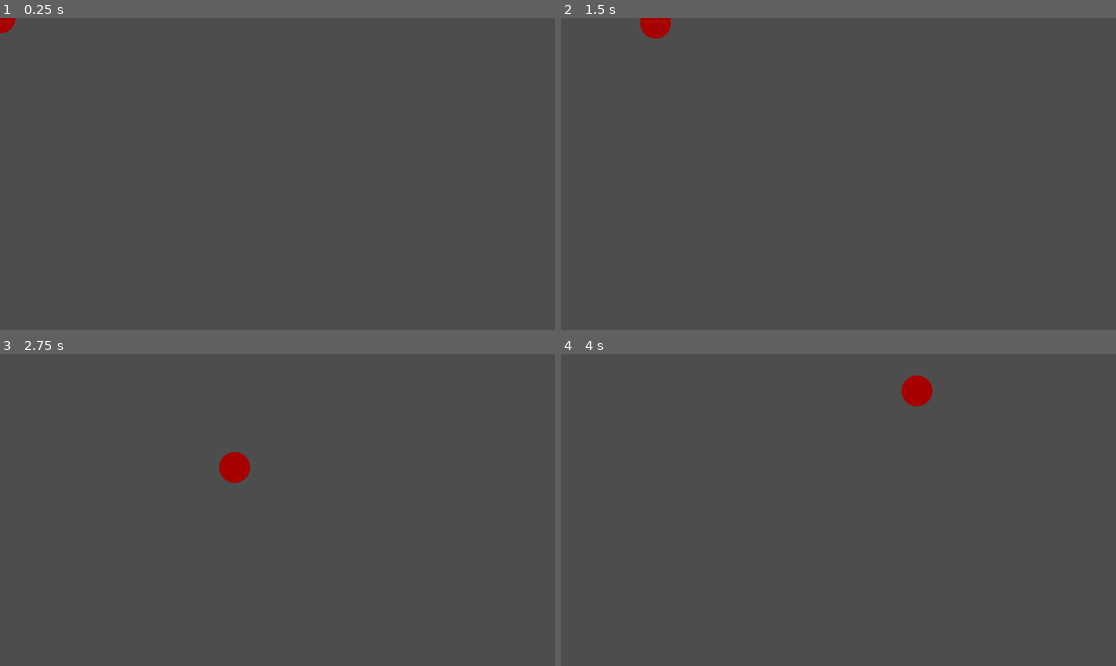
Above: before the commit, frames 1-4 (two rows, left to right).
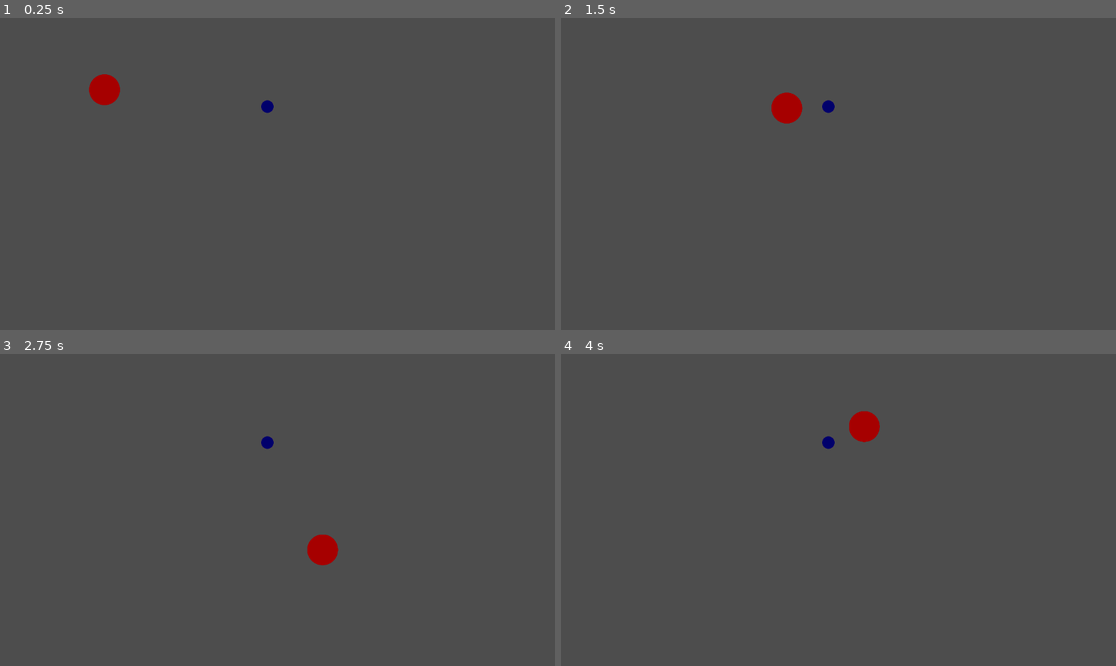
Above: after the commit, the same moments.

Repository: felipeforte/godot-cobrinha
Game: Godot game, scene res://nivel.tscn
The game is run twice, just before and just after one commit, with the same random seed, the same clock (stepped at 60 frames per second) and the same inputs. Before the commit the project starts from res://Nivel.tscn.
Inputs:
- Up to frame 1 (0.25 s): no input
- Up to frame 2 (1.5 s): tap Enter at 0.5 s; hold Right (ui_right) 0.53-1.28 s; hold Down (ui_down) from 1.28 s (still down)
- Up to frame 3 (2.75 s): release Down (ui_down) at 2.03 s; hold Right (ui_right) from 2.03 s (still down)
- Up to frame 4 (4 s): release Right (ui_right) at 2.78 s; hold Up (ui_up) 2.78-3.53 s; hold Left (ui_left) from 3.53 s (still down)

The runs differ from the first frame. In frame 1, 0.6% of the frame differs, in the area x 0-50%, y 0-31%; in frame 2, 0.8%; in frame 3, 0.9%, in the area x 39-61%, y 26-68%; in frame 4, 0.9%.

Commit message:
Add files via upload

Diff:
--- a/cobra_cabeça.gd
+++ b/cobra_cabeça.gd
@@ -2,10 +2,9 @@
 
 const vmax = 300
 const friction = 600
-const accel = 500
+const accel = 2500
 
-# Get the gravity from the project settings to be synced with RigidBody nodes.
-var gravity = ProjectSettings.get_setting("physics/2d/default_gravity")
+@onready var parent = self.get_parent()
 
 var input = Vector2.ZERO
 
--- a/cobra_cabeça.tscn
+++ b/cobra_cabeça.tscn
@@ -1,7 +1,10 @@
-[gd_scene load_steps=3 format=3 uid="uid://ogty6r132bnn"]
+[gd_scene load_steps=4 format=3 uid="uid://ogty6r132bnn"]
 
 [ext_resource type="Script" path="res://cobra_cabeça.gd" id="1_750yy"]
 [ext_resource type="Texture2D" uid="uid://bvvc753n6fcls" path="res://cobra_cabeça.png" id="2_ow5qa"]
+
+[sub_resource type="CircleShape2D" id="CircleShape2D_of8qg"]
+radius = 32.6956
 
 [node name="cobra_cabeça" type="CharacterBody2D"]
 script = ExtResource("1_750yy")
@@ -9,3 +12,6 @@
 [node name="Sprite2D" type="Sprite2D" parent="."]
 scale = Vector2(0.25, 0.25)
 texture = ExtResource("2_ow5qa")
+
+[node name="CollisionShape2D" type="CollisionShape2D" parent="."]
+shape = SubResource("CircleShape2D_of8qg")
--- a/cobra_corpo.gd
+++ b/cobra_corpo.gd
@@ -1,10 +1,14 @@
 extends CharacterBody2D
 
 var parent: CharacterBody2D = null
+var novo = true
 
 func _physics_process(delta):
 	follow_parent()
 
 func follow_parent():
-	self.global_transform.origin = lerp(self.global_transform.origin,parent.global_transform.origin,get_physics_process_delta_time()*8)
-	self.rotation_degrees = lerp(self.rotation_degrees,parent.rotation_degrees,get_physics_process_delta_time()*5)
+	if novo:
+		self.global_position = parent.global_position
+		novo = false
+	self.global_transform.origin = lerp(self.global_transform.origin, parent.global_transform.origin, get_physics_process_delta_time()*8)
+	self.rotation_degrees = lerp(self.rotation_degrees, parent.rotation_degrees, get_physics_process_delta_time()*5)
--- /dev/null
+++ b/comida.gd
@@ -0,0 +1,17 @@
+extends RigidBody2D
+
+
+# Called when the node enters the scene tree for the first time.
+func _ready():
+	pass # Replace with function body.
+
+
+# Called every frame. 'delta' is the elapsed time since the previous frame.
+func _process(delta):
+	pass
+
+
+
+func _on_area_2d_body_entered(body):
+	body.parent.add_body()
+	queue_free()
--- /dev/null
+++ b/comida.tscn
@@ -0,0 +1,21 @@
+[gd_scene load_steps=4 format=3 uid="uid://brtcnxnrao7sn"]
+
+[ext_resource type="Script" path="res://comida.gd" id="1_38iyx"]
+[ext_resource type="Texture2D" uid="uid://dpgv221qrr1rx" path="res://comida.png" id="1_wrdlp"]
+
+[sub_resource type="CircleShape2D" id="CircleShape2D_2vlw2"]
+radius = 13.1529
+
+[node name="RigidBody2D" type="RigidBody2D"]
+script = ExtResource("1_38iyx")
+
+[node name="Sprite2D" type="Sprite2D" parent="."]
+scale = Vector2(0.1, 0.1)
+texture = ExtResource("1_wrdlp")
+
+[node name="Area2D" type="Area2D" parent="."]
+
+[node name="CollisionShape2D" type="CollisionShape2D" parent="Area2D"]
+shape = SubResource("CircleShape2D_2vlw2")
+
+[connection signal="body_entered" from="Area2D" to="." method="_on_area_2d_body_entered"]
--- /dev/null
+++ b/nivel.gd
@@ -0,0 +1,21 @@
+extends Node2D
+
+const width = 1152
+const height = 1152
+const comida = preload("res://comida.tscn")
+
+# Called when the node enters the scene tree for the first time.
+func _ready():
+	pass
+
+
+# Called every frame. 'delta' is the elapsed time since the previous frame.
+func _process(delta):
+	pass
+
+
+func _on_timer_timeout():
+	var nova_comida = comida.instantiate()
+	add_child(nova_comida)
+	nova_comida.position.x = randi() % width
+	nova_comida.position.y = randi() % height
--- /dev/null
+++ b/nivel.tscn
@@ -0,0 +1,20 @@
+[gd_scene load_steps=4 format=3 uid="uid://dw2oslpi8fh32"]
+
+[ext_resource type="Script" path="res://nivel.gd" id="1_lvqr4"]
+[ext_resource type="PackedScene" uid="uid://brtcnxnrao7sn" path="res://comida.tscn" id="2_gtlyv"]
+[ext_resource type="PackedScene" uid="uid://bralaj66bhih2" path="res://cobrinha.tscn" id="2_n5dke"]
+
+[node name="nivel" type="Node2D"]
+script = ExtResource("1_lvqr4")
+
+[node name="RigidBody2D" parent="." instance=ExtResource("2_gtlyv")]
+position = Vector2(555, 184)
+gravity_scale = 0.0
+
+[node name="cobrinha" parent="." instance=ExtResource("2_n5dke")]
+position = Vector2(217, 149)
+
+[node name="Timer" type="Timer" parent="."]
+wait_time = 5.0
+
+[connection signal="timeout" from="Timer" to="." method="_on_timer_timeout"]
--- a/project.godot
+++ b/project.godot
@@ -11,7 +11,7 @@
 [application]
 
 config/name="Cobrinha"
-run/main_scene="res://Nivel.tscn"
+run/main_scene="res://nivel.tscn"
 config/features=PackedStringArray("4.0", "GL Compatibility")
 config/icon="res://icon.svg"
 
Binary file added: comida.png
Not shown, added: comida.png.import
